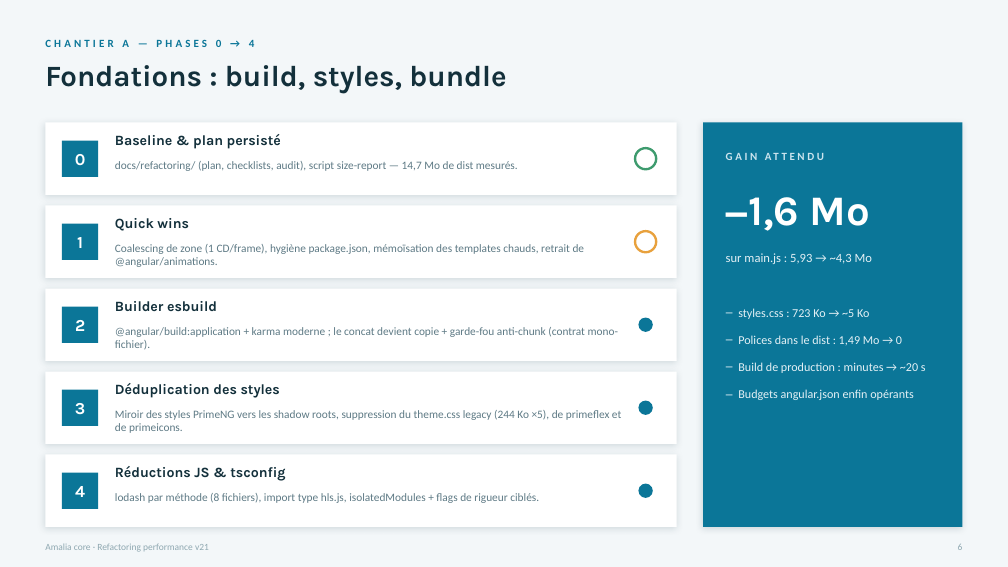
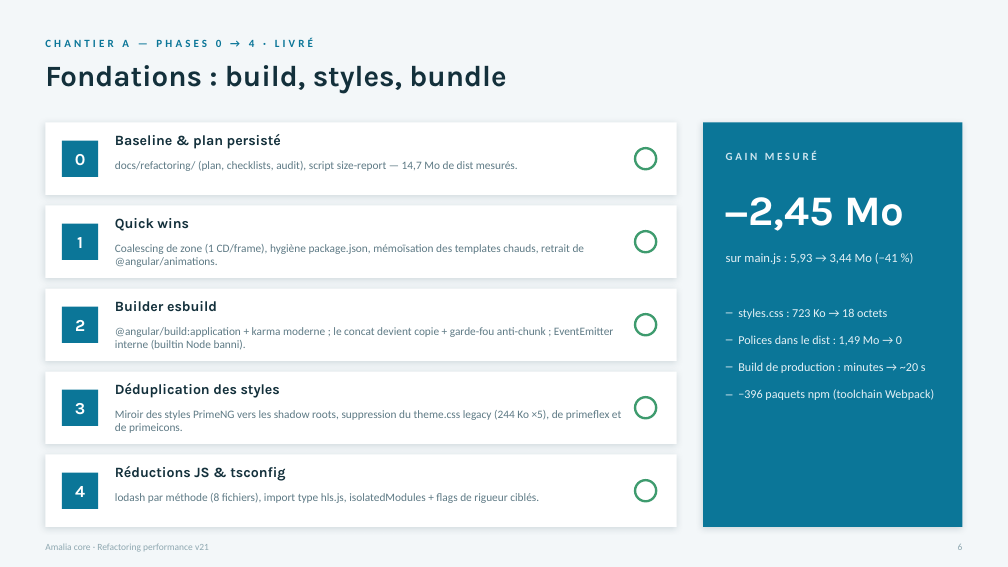
Before and after one commit to ina-foss/amalia.js_v2, a slide deck: slide 6 of docs/refactoring/ROADMAP-PERF-2026.pptx. Drawn at 1008x567 pixels with LibreOffice and Linux fonts; fonts in the diff are those of the drawing; background and template pictures are left out. Boxes give left, top, right and bottom in pixels: in the first picture for what was removed or moved away, otherwise in the second. Text is boxed around its words. In the diff, an @@ line names an element or a change of style, - is before the commit and + after.

```diff
--- a/docs/refactoring/ROADMAP-PERF-2026.pptx
+++ b/docs/refactoring/ROADMAP-PERF-2026.pptx
@@ text at <box>45,38,313,47</box>: text changed @@
-CHANTIER A — PHASES 0 → 4
+CHANTIER A — PHASES 0 → 4 · LIVRÉ
@@ text at <box>726,151,817,160</box>: text changed @@
-GAIN ATTENDU
+GAIN MESURÉ
@@ text at <box>726,197,904,231</box>: text changed @@
-−1,6 Mo
+−2,45 Mo
@@ ellipse at <box>635,231,656,253</box>: outline #E8A13D 2.25 pt to #3E9B6E 2.25 pt @@
@@ text at <box>726,253,898,264</box>: text changed @@
-sur main.js : 5,93 → ~4,3 Mo
+sur main.js : 5,93 → 3,44 Mo (−41 %)
@@ text at <box>115,327,613,350</box>: text changed @@
-@angular/build:application + karma moderne ; le concat devient copie + garde-fou anti-chunk (contrat mono-fichier).
+@angular/build:application + karma moderne ; le concat devient copie + garde-fou anti-chunk ; EventEmitter interne (builtin Node banni).
@@ ellipse: place and size @@
-ellipse at <box>639,318,653,332</box>
+ellipse at <box>635,315,656,336</box>
@@ text at <box>738,308,887,319</box>: text changed @@
-– styles.css : 723 Ko → ~5 Ko
+– styles.css : 723 Ko → 18 octets
@@ text at <box>738,389,934,400</box>: text changed @@
-– Budgets angular.json enfin opérants
+– −396 paquets npm (toolchain Webpack)
@@ ellipse: place and size @@
-ellipse at <box>639,401,653,415</box>
+ellipse at <box>635,397,656,418</box>
@@ fill #0B7698 to #FFFFFF; outline none to #3E9B6E 2.25 pt in 3 elements at <box>635,397,656,418</box>, <box>635,315,656,336</box>, <box>635,480,656,501</box> @@
@@ ellipse: place and size @@
-ellipse at <box>639,484,653,498</box>
+ellipse at <box>635,480,656,501</box>
```
Also in this commit, not shown: 4 other slides changed.
